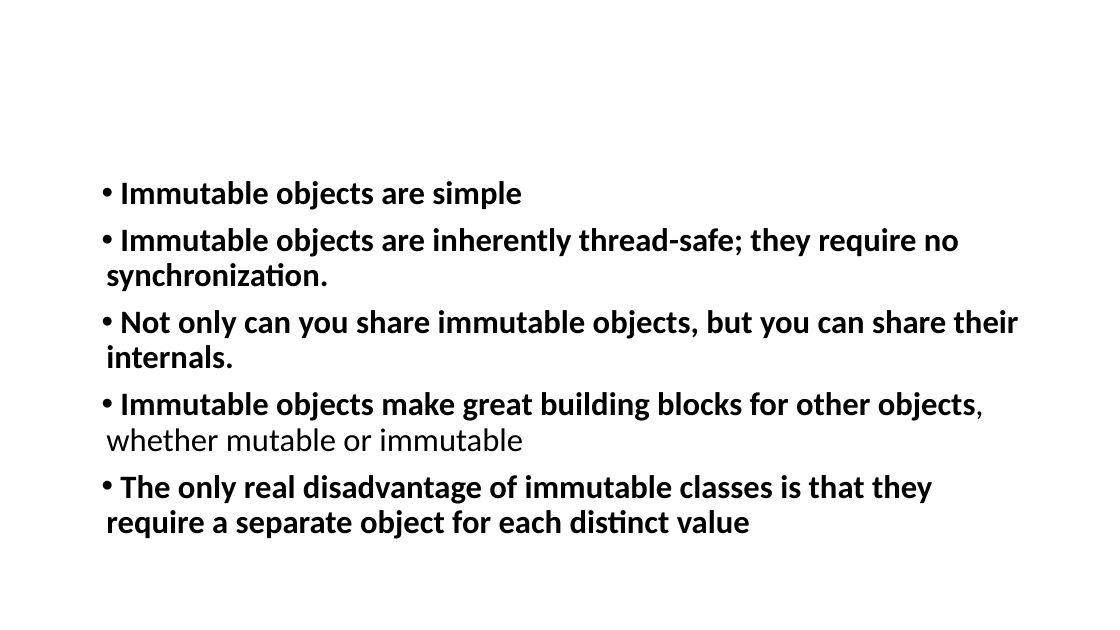
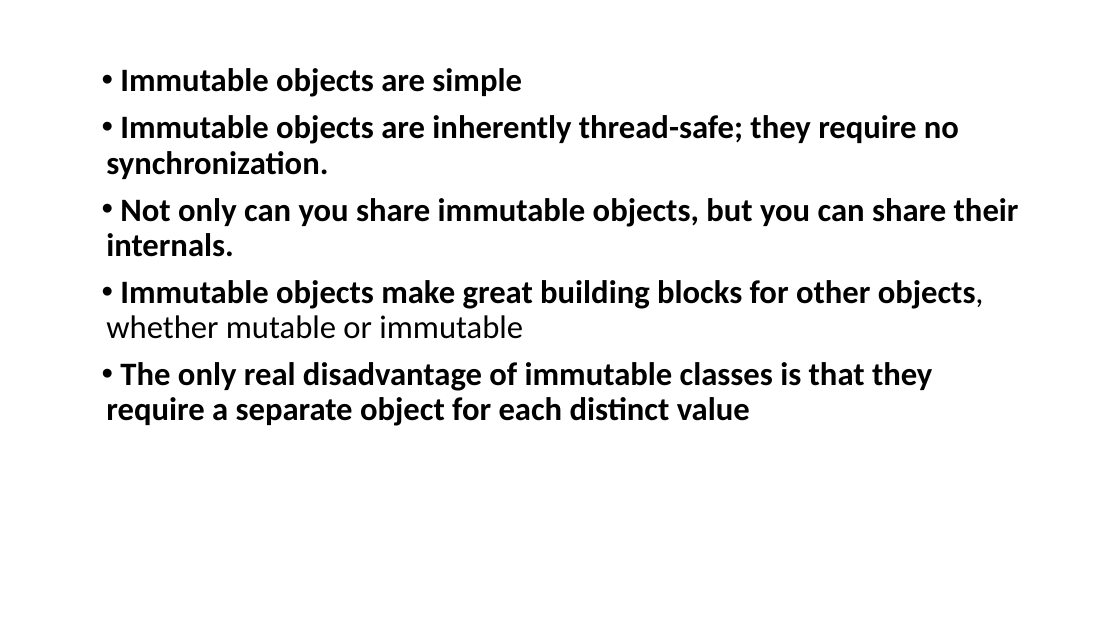
Before and after one commit to javamaster-llc/effective-java-examples-master, a slide deck: slide 23 of Study of Effective Java™.pptx. Drawn at 1120x630 pixels with LibreOffice and Linux fonts; fonts in the diff are those of the drawing. Boxes give left, top, right and bottom in pixels: in the first picture for what was removed or moved away, otherwise in the second. Text is boxed around its words. In the diff, an @@ line names an element or a change of style, - is before the commit and + after.

Commit message:
added

```diff
--- a/Study of Effective Java™.pptx
+++ b/Study of Effective Java™.pptx
@@ text "Immutable objects are simple": place and size @@
-text "Immutable objects are simple" at [106,181,1019,539]
+text "Immutable objects are simple" at [106,68,1019,426]
```
Also in this commit, not shown: 1 other slide changed, 3 slides added.
